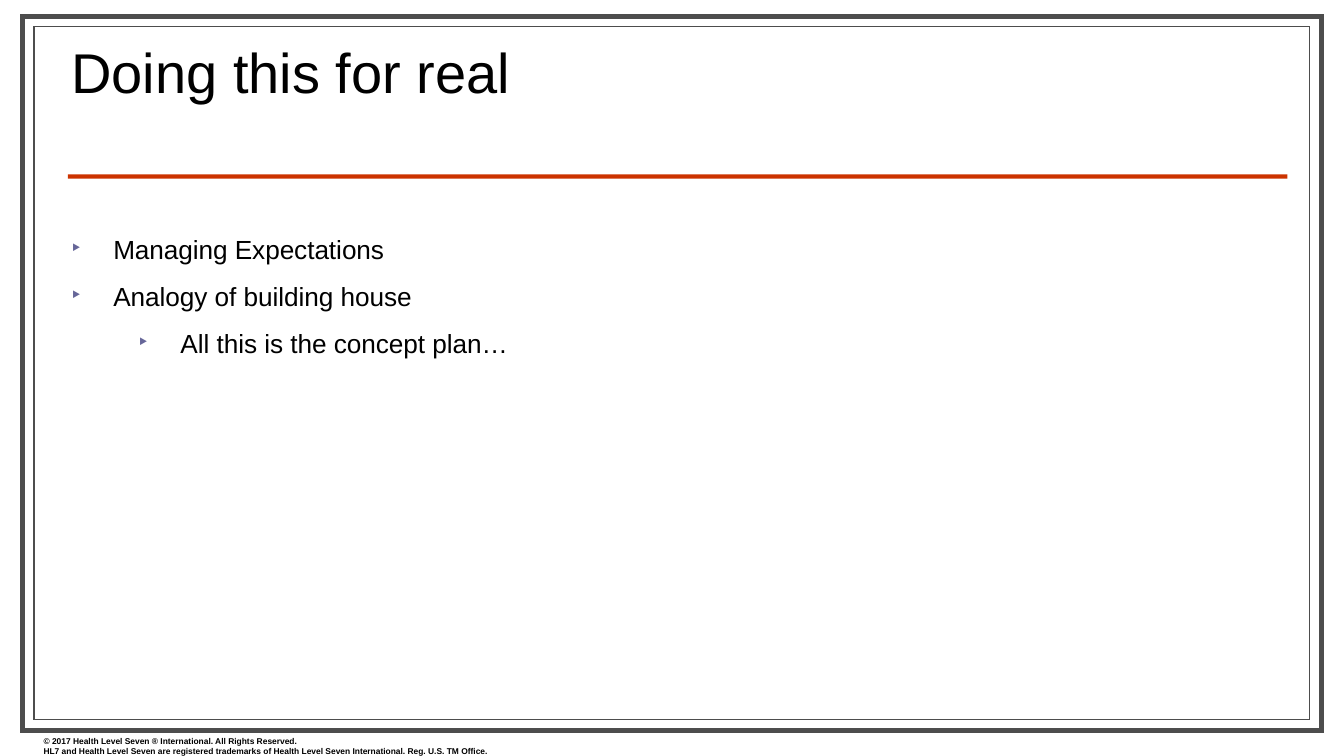
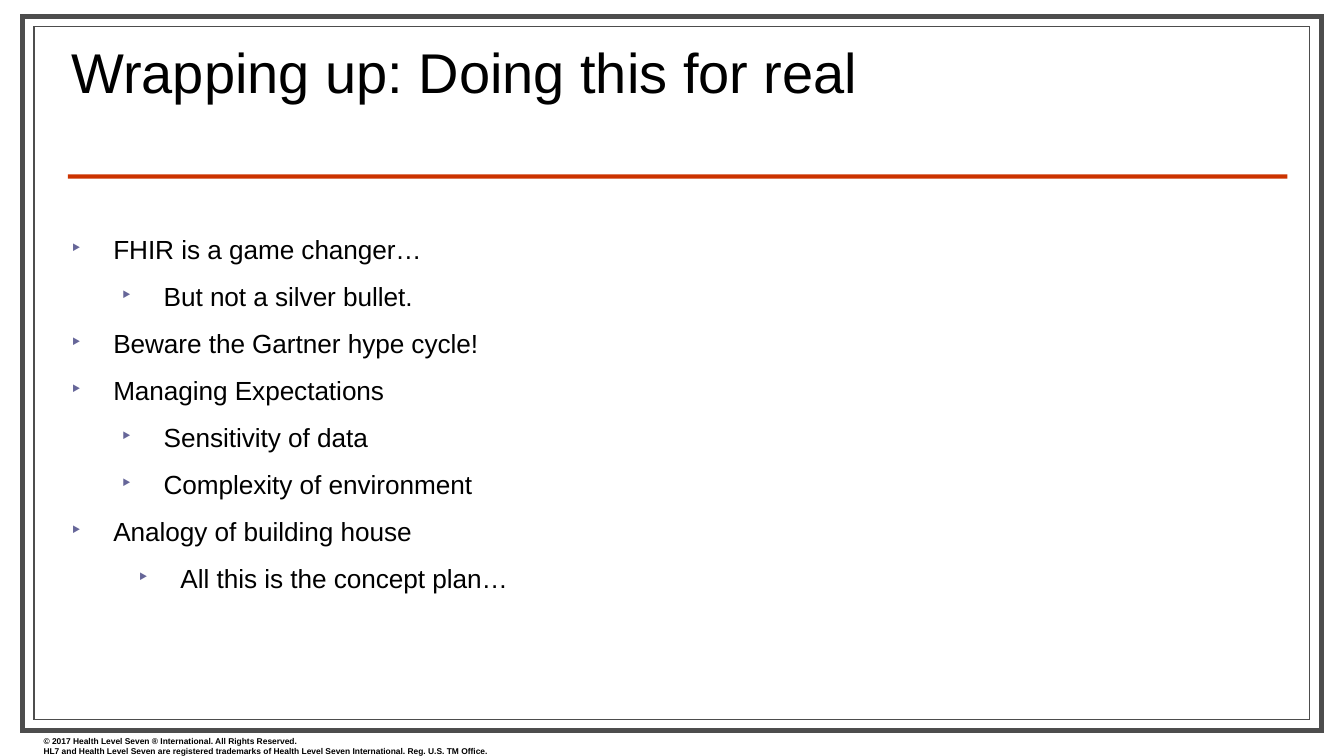
Before and after one commit to FHIR/documents, a slide deck: slide 58 of presentations/2018-01 Tutorials/Jan2018_FHIR for Clinicians.pptx. Drawn at 1344x756 pixels with LibreOffice and Linux fonts; fonts in the diff are those of the drawing; background and template pictures are left out. Boxes give left, top, right and bottom in pixels: in the first picture for what was removed or moved away, otherwise in the second. Text is boxed around its words. In the diff, an @@ line names an element or a change of style, - is before the commit and + after.

```diff
--- a/presentations/2018-01 Tutorials/Jan2018_FHIR for Clinicians.pptx
+++ b/presentations/2018-01 Tutorials/Jan2018_FHIR for Clinicians.pptx
@@ title at [71,52,857,103]: text changed @@
-Doing this for real
+Wrapping up: Doing this for real
@@ text at [113,240,478,359]: paragraphs added @@
+‣ FHIR is a game changer…
+  ‣ But not a silver bullet.
+‣ Beware the Gartner hype cycle!
@@ text at [164,428,472,500]: paragraphs added @@
+  ‣ Sensitivity of data
+  ‣ Complexity of environment
```
Also in this commit, not shown: 9 other slides changed, 3 slides added, 3 slides removed.
